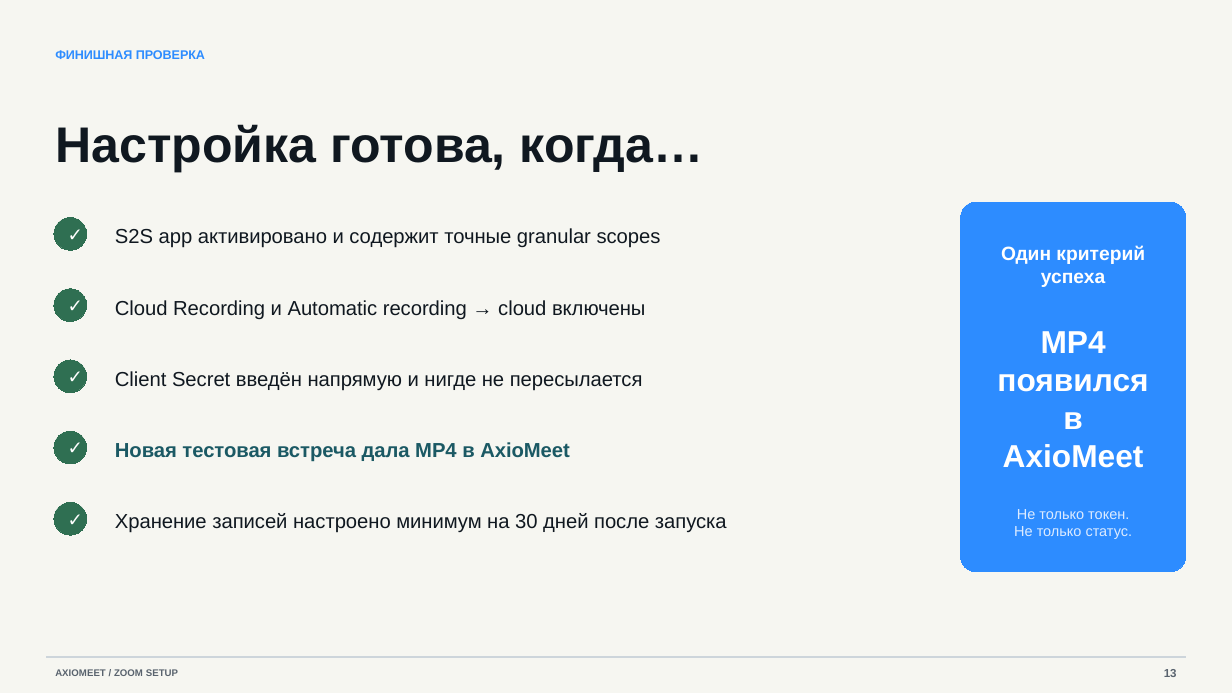
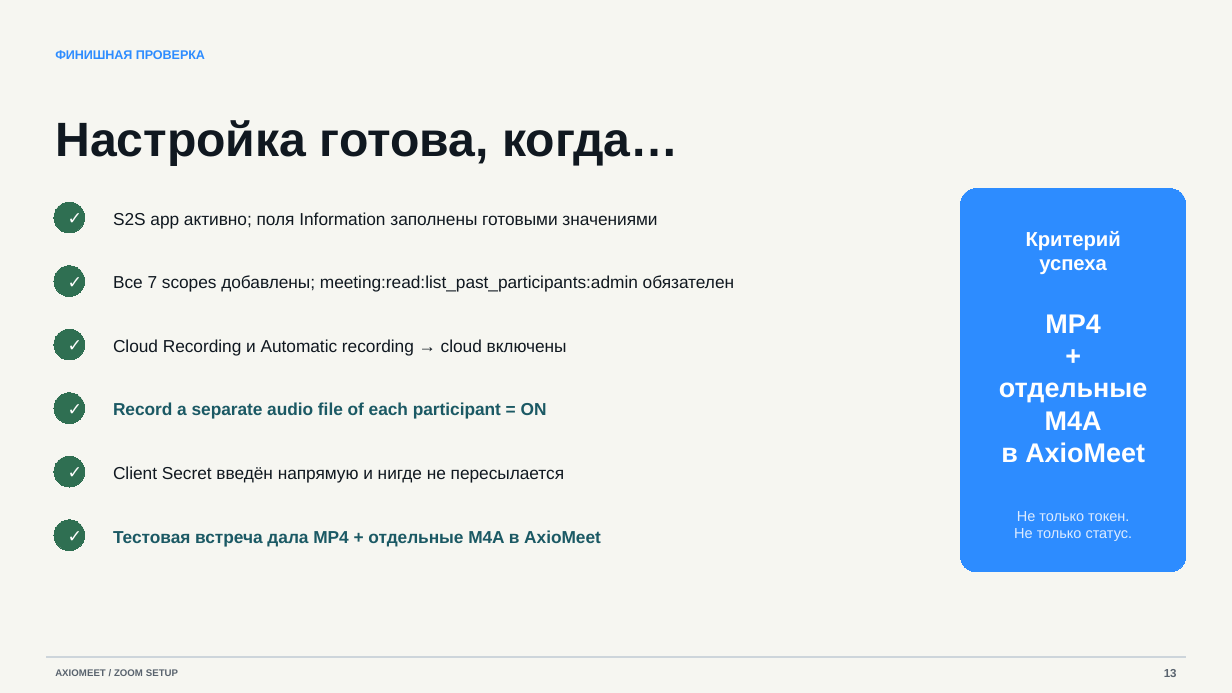
Before and after one commit to tomashevanatalia-tech/axiomeet-web, a slide deck: slide 13 of public/docs/Zoom_AxioMeet_setup_RU.pptx. Drawn at 1232x693 pixels with LibreOffice and Linux fonts; fonts in the diff are those of the drawing. Boxes give left, top, right and bottom in pixels: in the first picture for what was removed or moved away, otherwise in the second. Text is boxed around its words. In the diff, an @@ line names an element or a change of style, - is before the commit and + after.

Commit message:
Add copy-ready Zoom setup values (#13)
Add exact copy-ready values for Zoom and AxioMeet setup, require separate participant audio, document Senate and FOXMetoD variants, and update the downloadable presentation.

```diff
--- a/public/docs/Zoom_AxioMeet_setup_RU.pptx
+++ b/public/docs/Zoom_AxioMeet_setup_RU.pptx
@@ text "Настройка готова, когда…" at [55,120,679,166]: size 39 to 37.5 pt @@
@@ ellipse "✓": place and size @@
-ellipse "✓" at [54,217,86,250]
+ellipse "✓" at [54,202,84,233]
@@ rounded rectangle: place and size @@
-rounded rectangle at [961,202,1187,572]
+rounded rectangle at [961,189,1187,572]
@@ text at [113,212,657,229]: text changed; size 15.8 to 13.5 pt @@
-S2S app активировано и содержит точные granular scopes
+S2S app активно; поля Information заполнены готовыми значениями
@@ text at [1026,231,1121,274]: text changed; size 15 to 15.8 pt @@
-Один критерий успеха
+Критерий успеха
@@ ellipse "✓": place and size @@
-ellipse "✓" at [54,288,86,321]
+ellipse "✓" at [54,266,84,297]
@@ text added at [113,275,734,292], 13.5 pt, text #101820 @@
+Все 7 scopes добавлены; meeting:read:list_past_participants:admin обязателен
@@ ellipse added at [54,329,84,360], fill #2F6F52, outline #2F6F52 0 pt, 13.5 pt, text #FFFFFF, bold @@
+✓
@@ text "Cloud Recording и Automatic recording ...": place and size @@
-text "Cloud Recording и Automatic recording ..." at [115,300,646,320]
+text "Cloud Recording и Automatic recording ..." at [113,339,567,356]
@@ text "Cloud Recording и Automatic recording ..." at [113,339,567,356]: size 15.8 to 13.5 pt @@
@@ text "MP4": place and size @@
-text "MP4" at [997,331,1148,468]
+text "MP4" at [999,314,1148,463]
@@ text at [1001,314,1145,463]: size 24.8 to 21 pt in "MP4", "в AxioMeet" @@
@@ text at [999,382,1148,430]: text changed; size 24.8 to 21 pt @@
-появился
++
+отдельные M4A
@@ size 14.2 to 13.5 pt in 5 elements at [54,519,84,550], [54,202,84,233], [54,266,84,297], [54,457,84,487], [54,393,84,423] @@
@@ ellipse "✓": place and size @@
-ellipse "✓" at [54,360,86,393]
+ellipse "✓" at [54,393,84,423]
@@ text added at [113,402,547,419], 13.5 pt, text #1B5964, bold @@
+Record a separate audio file of each participant = ON
@@ ellipse "✓": place and size @@
-ellipse "✓" at [54,432,86,464]
+ellipse "✓" at [54,457,84,487]
@@ text "Client Secret введён напрямую и ..." at [113,466,564,483]: size 15.8 to 13.5 pt @@
@@ text "Client Secret введён напрямую и ...": place and size @@
-text "Client Secret введён напрямую и ..." at [115,371,643,391]
+text "Client Secret введён напрямую и ..." at [113,466,564,483]
@@ ellipse "✓": place and size @@
-ellipse "✓" at [54,503,86,535]
+ellipse "✓" at [54,519,84,550]
@@ text at [113,530,601,546]: text changed; size 15.8 to 13.5 pt @@
-Новая тестовая встреча дала MP4 в AxioMeet
+Тестовая встреча дала MP4 + отдельные M4A в AxioMeet
@@ text removed at [115,513,727,533] @@
-Хранение записей настроено минимум на 30 дней после запуска
```
Also in this commit, not shown: 5 other slides changed, 4 slides added, 4 slides removed, 2 other files.
